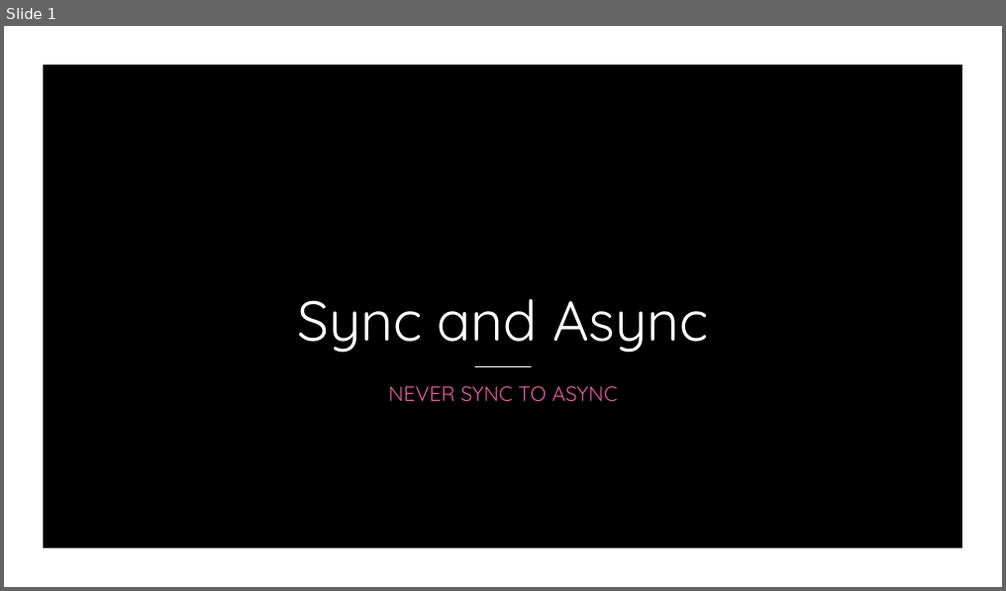
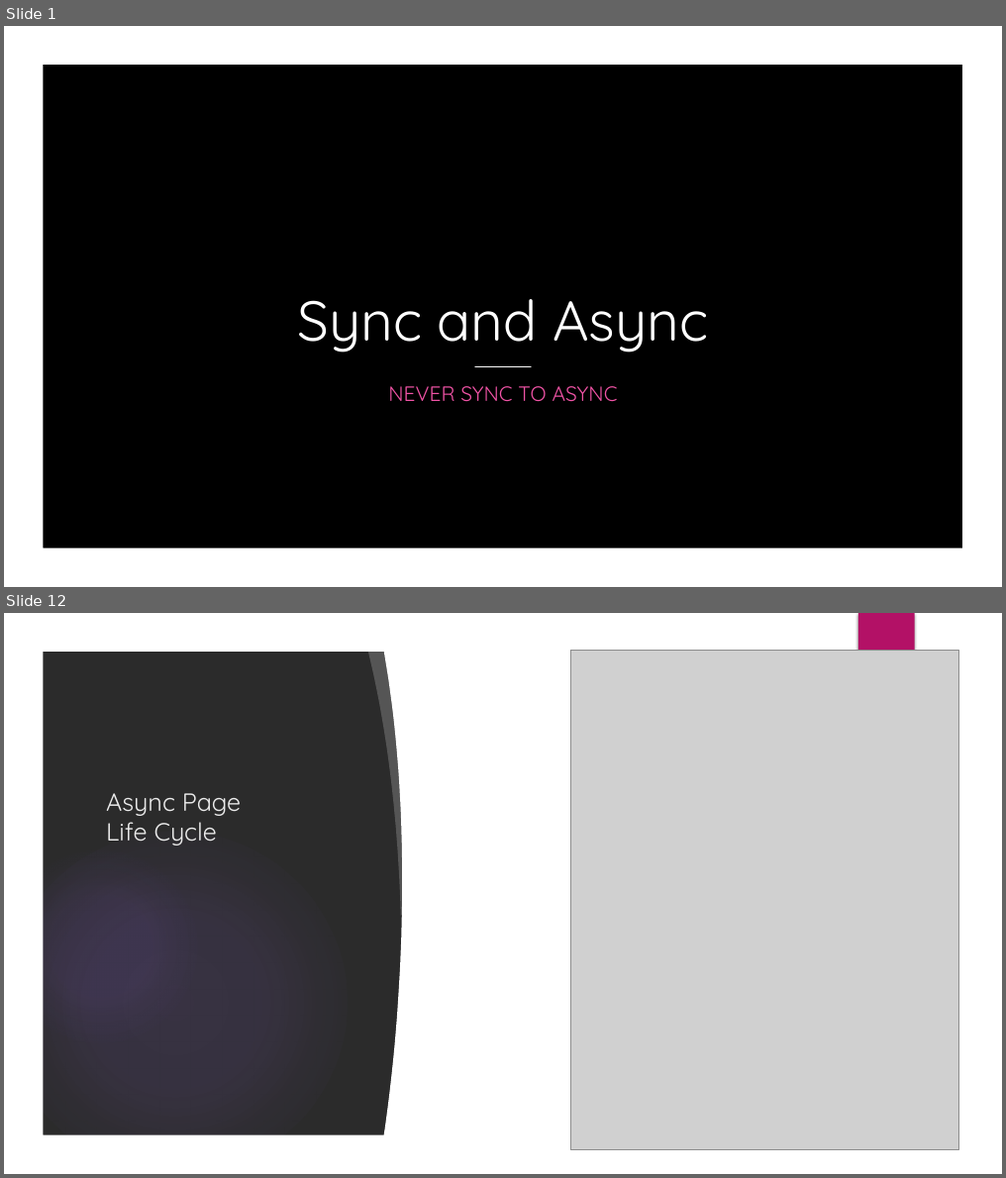
Before and after one commit to P47Phoenix/AsyncBestPractices, a slide deck: Presentation/Sync and Async.pptx. Shown one above the other, each under a label of ours: slide 1 before the commit, slides 1 and 12 after it; the slides between them are not shown. The pictures are 1006x591 and 1006x1178 pixels, drawn with LibreOffice and Linux fonts; fonts in the diff are those of the drawing; grey boxes stand for pictures; background and template pictures are left out; a plain dark background stands for a picture behind light text. Boxes give left, top, right and bottom in pixels: in the first picture for what was removed or moved away, otherwise in the second. Text is boxed around its words. In the diff, an @@ line names an element or a change of style, - is before the commit and + after.

```diff
--- a/Presentation/Sync and Async.pptx
+++ b/Presentation/Sync and Async.pptx
@@ slide 12 added at box(4, 613, 1002, 1174), background picture (left out); not listed: 1 template element that a slide beside it also shows @@
@@ group added at box(4, 613, 1002, 1174): 4 ellipses, 3 freeform shapes, 1 rectangle @@
@@ picture added at box(570, 650, 959, 1150) @@
@@ title added at box(106, 793, 241, 846), 24 pt, text #EBEBEB @@
+Async Page
+Life Cycle
```
Also in this commit, not shown: 1 slide changed, 11 other slides added, 5 other files.
